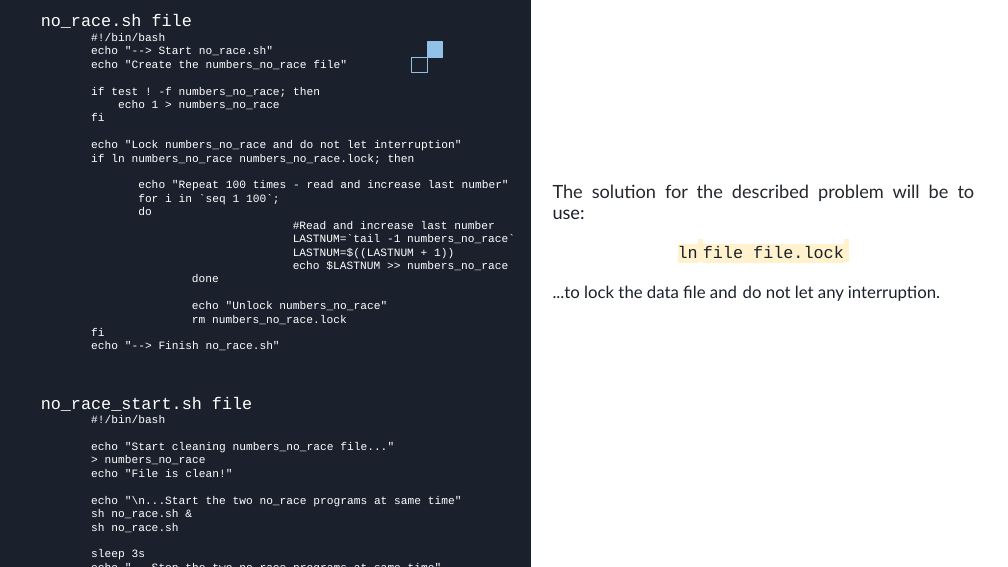
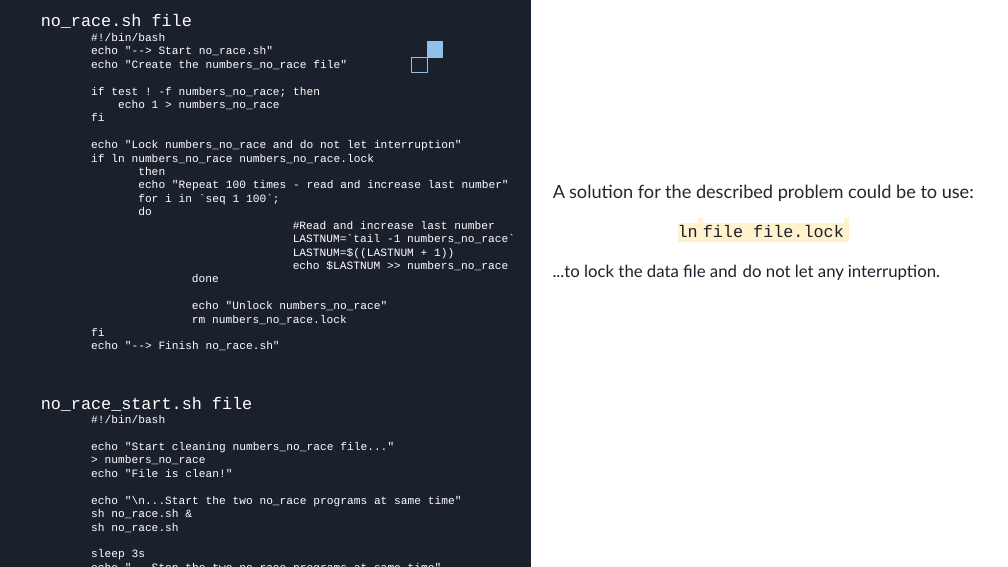
Before and after one commit to desi109/race-task, a slide deck: slide 6 of Presentation/Course project_ Operating Systems - Write a shell script that produces a file of sequential numbers.pptx. Drawn at 1008x567 pixels with LibreOffice and Linux fonts; fonts in the diff are those of the drawing. Boxes give left, top, right and bottom in pixels: in the first picture for what was removed or moved away, otherwise in the second. Text is boxed around its words. In the diff, an @@ line names an element or a change of style, - is before the commit and + after.

```diff
--- a/Presentation/Course project_ Operating Systems - Write a shell script that produces a file of sequential numbers.pptx
+++ b/Presentation/Course project_ Operating Systems - Write a shell script that produces a file of sequential numbers.pptx
@@ title at (91, 154, 374, 175): text changed @@
-if ln numbers_no_race numbers_no_race.lock; then
+if ln numbers_no_race numbers_no_race.lock
+then
@@ text at (553, 184, 974, 201): text changed @@
-The solution for the described problem will be to use:
+A solution for the described problem could be to use:
```
Also in this commit, not shown: 2 other files.
